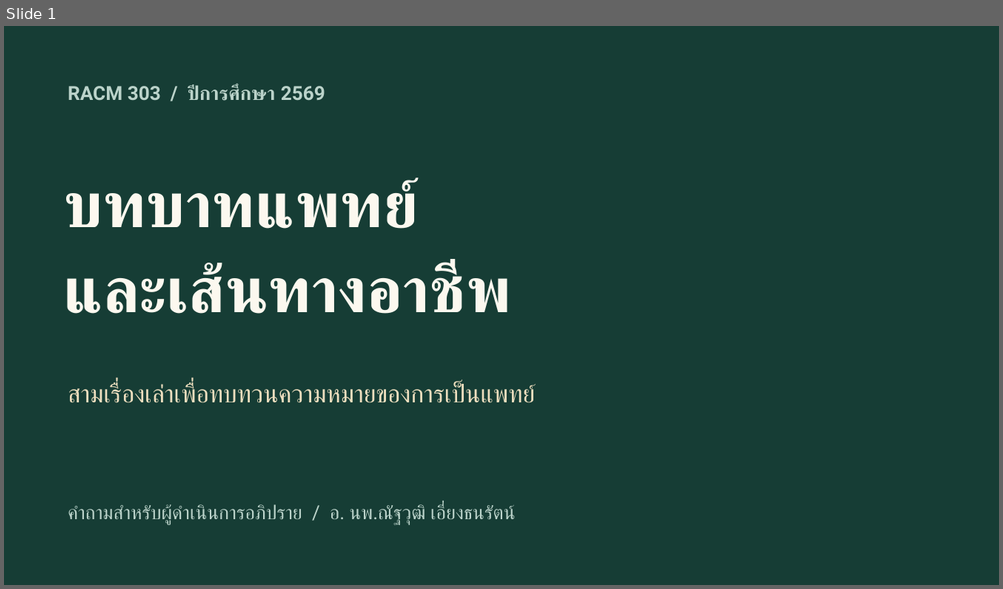
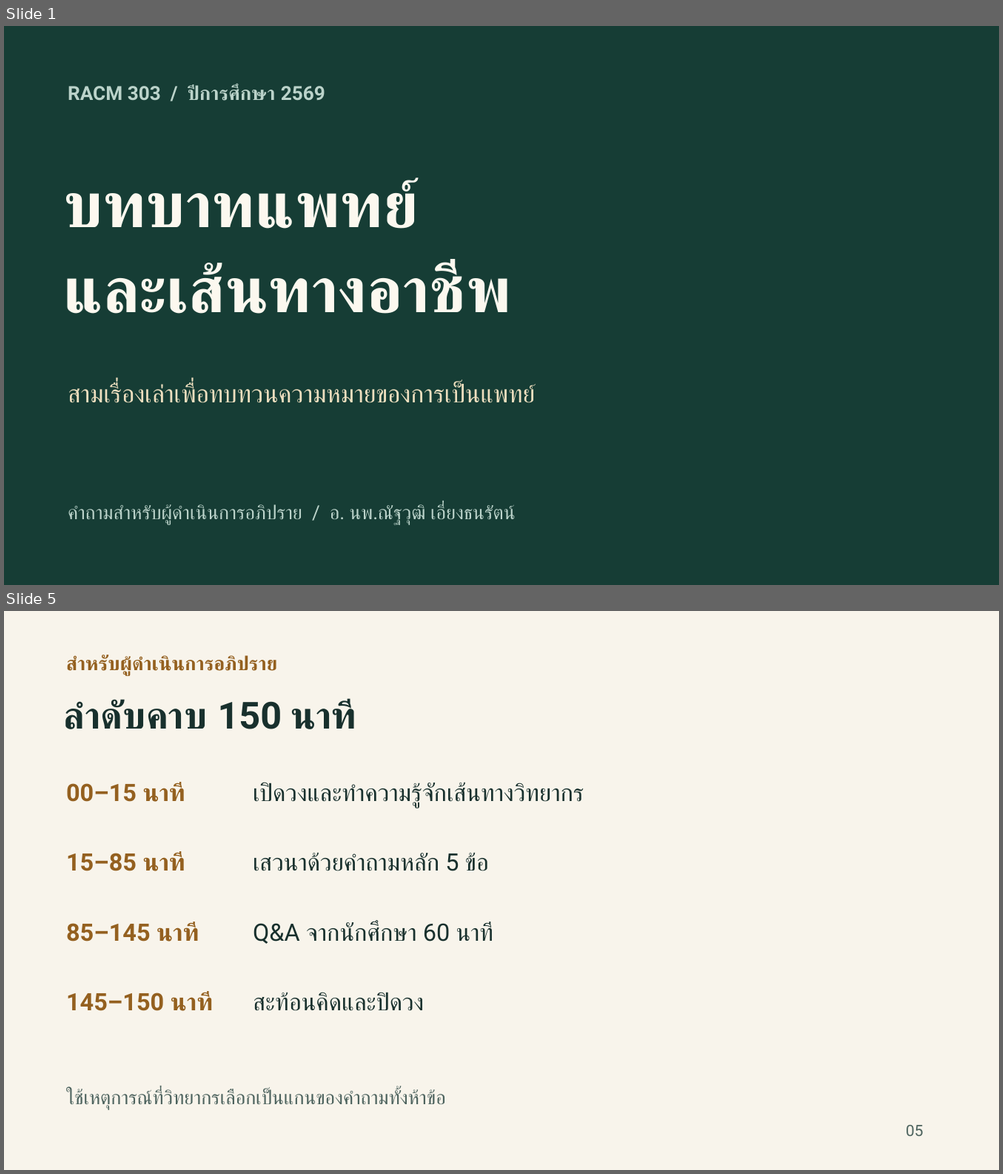
Before and after one commit to smartwoo/racm303-2569-faculty-member, a slide deck: exports/pptx/RACM303_2569_Physician_Roles_Moderator.pptx. Shown one above the other, each under a label of ours: slide 1 before the commit, slides 1 and 5 after it; the slides between them are not shown. The pictures are 1003x589 and 1003x1174 pixels, drawn with LibreOffice and Linux fonts; fonts in the diff are those of the drawing. Boxes give left, top, right and bottom in pixels: in the first picture for what was removed or moved away, otherwise in the second. Text is boxed around its words. In the diff, an @@ line names an element or a change of style, - is before the commit and + after.

```diff
--- a/exports/pptx/RACM303_2569_Physician_Roles_Moderator.pptx
+++ b/exports/pptx/RACM303_2569_Physician_Roles_Moderator.pptx
@@ slide 5 added at (4, 611, 999, 1170), background #F8F4EB @@
@@ text added at (66, 655, 278, 675), 18.8 pt, text #94601F, bold @@
+สำหรับผู้ดำเนินการอภิปราย
@@ text added at (64, 700, 354, 729), 36 pt, text #18302D, bold @@
+ลำดับคาบ 150 นาที
@@ text added at (66, 782, 184, 802), 23.2 pt, text #94601F, bold @@
+00–15 นาที
@@ text added at (253, 782, 583, 808), 23.2 pt, text #18302D @@
+เปิดวงและทำความรู้จักเส้นทางวิทยากร
@@ text added at (66, 851, 184, 871), 23.2 pt, text #94601F, bold @@
+15–85 นาที
@@ text added at (253, 852, 489, 871), 23.2 pt, text #18302D @@
+เสวนาด้วยคำถามหลัก 5 ข้อ
@@ text added at (66, 922, 197, 942), 23.2 pt, text #94601F, bold @@
+85–145 นาที
@@ text added at (253, 922, 493, 944), 23.2 pt, text #18302D @@
+Q&A จากนักศึกษา 60 นาที
@@ text added at (66, 991, 211, 1011), 23.2 pt, text #94601F, bold @@
+145–150 นาที
@@ text added at (253, 992, 424, 1011), 23.2 pt, text #18302D @@
+สะท้อนคิดและปิดวง
@@ text added at (66, 1090, 446, 1110), 18.8 pt, text #4C625D @@
+ใช้เหตุการณ์ที่วิทยากรเลือกเป็นแกนของคำถามทั้งห้าข้อ
@@ text added at (905, 1125, 923, 1136), 15 pt, text #4C625D @@
+05
```
Also in this commit, not shown: 7 slides changed, 5 other slides added, 12 slides removed.
